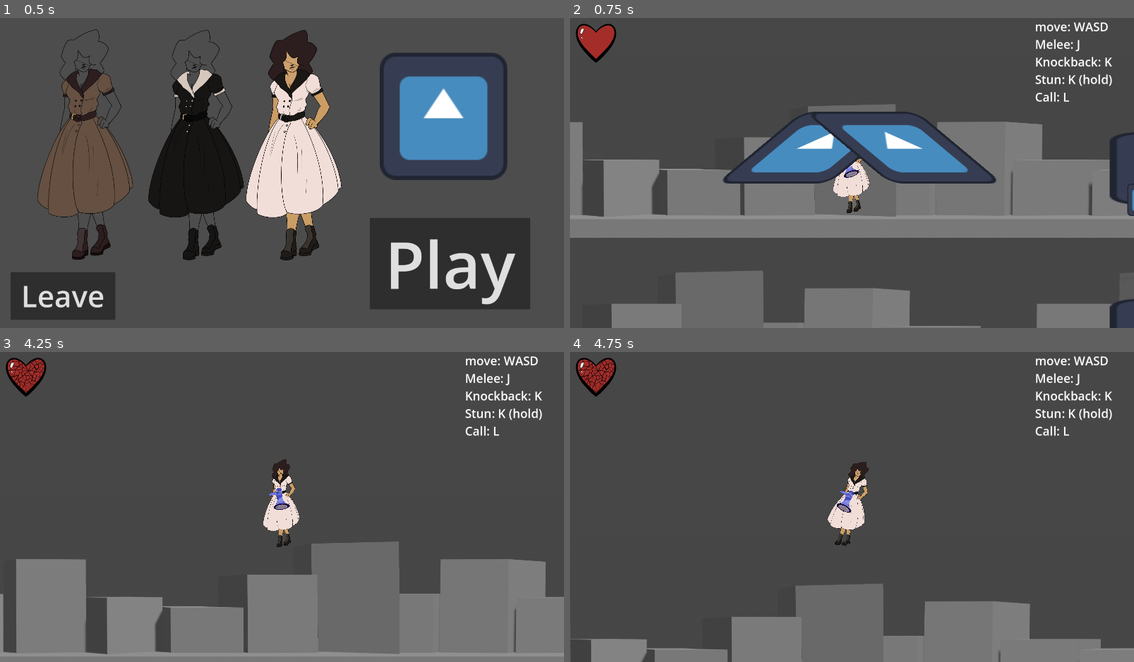
Above: before the commit, frames 1-4 (two rows, left to right).
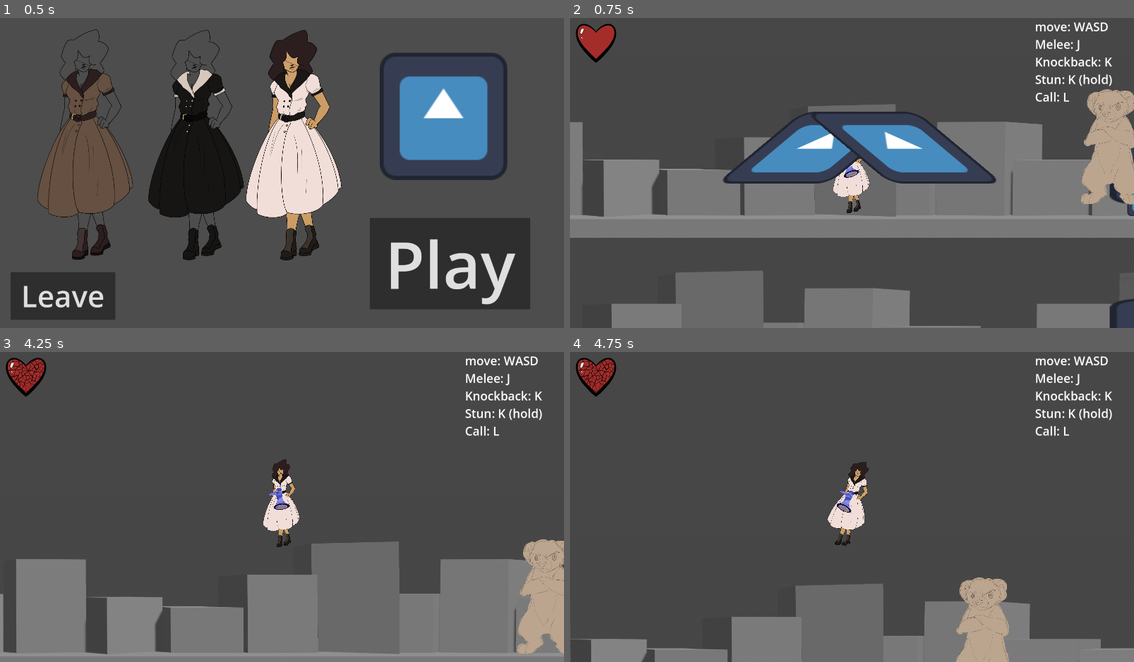
Above: after the commit, the same moments.

Repository: MaddMavv/Project-Doll-House
Game: Godot game, scene res://main menu.tscn
Same seed, same stepped clock (60 frames per second), same inputs: the game is played once before the commit and once after it. The engine's default icon, where the game draws it, is replaced by a stand-in: a white triangle on a blue panel in a dark square.
Inputs:
- Up to frame 1 (0.5 s): no input
- Up to frame 2 (0.75 s): click "Play" at 0.5 s
- Up to frame 3 (4.25 s): tap Enter (ui_accept) at 1.25, 1.52, 2.27, 3.77 s; hold Right (ui_right) 1.28-2.78 s; tap K (attack) at 1.35, 2.1, 3.05, 3.8 s; hold Left (ui_left) 2.78-3.53 s; tap J (melee) at 2.85 s; hold Right (ui_right) from 3.53 s (still down); tap L (shout) at 3.6 s
- Up to frame 4 (4.75 s): keep holding Right (ui_right); tap K (attack) at 4.35 s; tap Enter (ui_accept) at 4.52 s

Frame 1 is identical in both runs. In frame 2, 2.7% of the frame differs, in the area x 90-100%, y 22-61%; in frame 3, 2.4%; in frame 4, 2.0%.

Commit message:
fixed bear movement
now works with knockback and doesn't accelerate weirdly

Diff:
--- a/First Prototype copy 2/Level.gd
+++ b/First Prototype copy 2/Level.gd
@@ -35,7 +35,7 @@
 			print("cool ig")
 			stunAttack();
 		pain = false;
-
+		howLong = 0
 
 
 func _on_train_moment_timeout():
--- a/First Prototype copy 2/Level.tscn
+++ b/First Prototype copy 2/Level.tscn
@@ -12,6 +12,7 @@
 [ext_resource type="Script" path="res://health.gd" id="10_qka28"]
 [ext_resource type="PackedScene" uid="uid://cj6b2lg5ei1s2" path="res://train.tscn" id="11_84rjj"]
 [ext_resource type="PackedScene" uid="uid://cxcj25w823gqj" path="res://warning.tscn" id="12_l47m2"]
+[ext_resource type="PackedScene" uid="uid://ctd6j8s2tx5y8" path="res://bear.tscn" id="13_xd5pv"]
 
 [sub_resource type="RectangleShape2D" id="RectangleShape2D_c2egh"]
 size = Vector2(263.5, 8044.75)
@@ -750,5 +751,8 @@
 wait_time = 2.0
 one_shot = true
 
+[node name="Bear" parent="." instance=ExtResource("13_xd5pv")]
+position = Vector2(3917, -349)
+
 [connection signal="timeout" from="Warning" to="." method="_on_warning_timeout"]
 [connection signal="timeout" from="TrainMoment" to="." method="_on_train_moment_timeout"]
--- a/First Prototype copy 2/bear.gd
+++ b/First Prototype copy 2/bear.gd
@@ -6,10 +6,16 @@
 var player
 var projectile
 var chase = false
-var speed = 400
+var speed = 50000
 var knockback
 var stun = false
 @onready var timer = get_node("Timer")
+
+var veloReal = 0;
+var veloOw = 0;
+
+var veloRealY = 0;
+var veloOwY = 0;
 
 #animation stuff
 func _ready():
@@ -17,9 +23,18 @@
 	#get_node("AnimatedSprite2D").play("Idle")
 
 func _physics_process(delta):
-	#frog gavity
-	velocity.y += gravity * delta
+	if is_on_floor():
+		veloRealY = 0
+	if !is_on_floor():
+		veloRealY += gravity * delta
 	#makes it move towards the player
+	velocity.x = veloReal+veloOw
+	velocity.y = veloRealY+veloOwY
+
+	veloOw = move_toward(veloOw, 0, 50)
+	veloOwY = move_toward(veloOwY, 0, 50)
+	print("veloReal = " + str(veloReal))
+	print("veloOw = " + str(veloOw))
 
 	if chase == true && stun == false:
 
@@ -27,24 +42,9 @@
 		#	get_node("AnimatedSprite2D").play("Jump")
 		player = get_node("../BarB")
 		var direction = (player.position - self.position).normalized()
-		if direction.x > 0:
-		#	get_node("AnimatedSprite2D").flip_h = true
-			if velocity.x < direction.x * speed:
-				velocity.x += direction.x * speed
-		else:
-		#	get_node("AnimatedSprite2D").flip_h = false
-			if velocity.x > direction.x * speed:
-				velocity.x += direction.x * speed
+		if direction.x:
+			veloReal = direction.x * speed * delta
 
-	else:
-		if velocity.x > 0:
-			velocity.x -= 50
-			if velocity.x < 0:
-				velocity.x = 0;
-		if velocity.x < 0:
-			velocity.x += 50
-			if velocity.x > 0:
-				velocity.x = 0;
 		#if get_node("AnimatedSprite2D").animation != "Death" && get_node("AnimatedSprite2D").animation != "Stunned":
 		#	get_node("AnimatedSprite2D").play("Idle")
 	move_and_slide()
@@ -73,18 +73,19 @@
 
 func isHitLeft():
 		print("left");
-		velocity.x += 5000;
-		velocity.y += -300;
+		veloOw = 2000;
+		veloOwY = -300;
 
 func isHitRight():
 		print("right");
-		velocity.x -= 5000;
-		velocity.y += -300;
+		veloOw = -2000;
+		veloOwY = -300;
 
 func stunned():
 	print("stunned")
 	stun = true;
-	velocity = Vector2(0,0);
+	veloReal = 0;
+	veloRealY = 0;
 	#get_node("AnimatedSprite2D").play("Stunned")
 	$Timer.start()
 
--- a/First Prototype copy 2/knockback_projectile.gd
+++ b/First Prototype copy 2/knockback_projectile.gd
@@ -6,15 +6,14 @@
 var direction
 var help = 0
 
+func _ready():
+	player = get_node("../BarB")
+	if player.scale.y > 0:
+		direction = Vector2.RIGHT.rotated(rotation)
+	if player.scale.y < 0:
+		direction = Vector2.LEFT.rotated(rotation)
 
 func _physics_process(delta):
-	if help == 0:
-		player = get_node("../BarB")
-		if player.scale.y == 1:
-			direction = Vector2.RIGHT.rotated(rotation)
-		if player.scale.y == -1:
-			direction = Vector2.LEFT.rotated(rotation)
-	help +=1
 	global_position += speed*direction*delta
 
 
@@ -26,5 +25,5 @@
 	if body.is_in_group("Enemies"):
 		if direction == Vector2.RIGHT.rotated(rotation):
 			body.isHitLeft();
-		else:
+		elif direction == Vector2.LEFT.rotated(rotation):
 			body.isHitRight();
Not shown: 1 places in First Prototype copy 2/Level.tscn that only renumber resources
